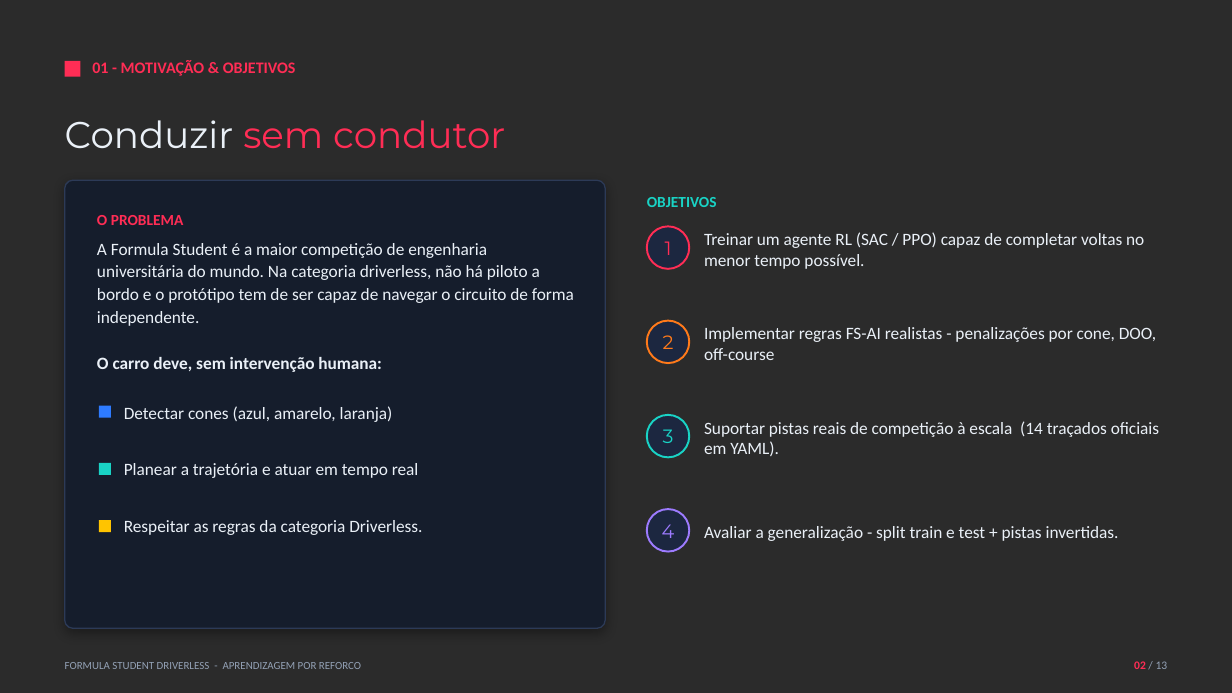
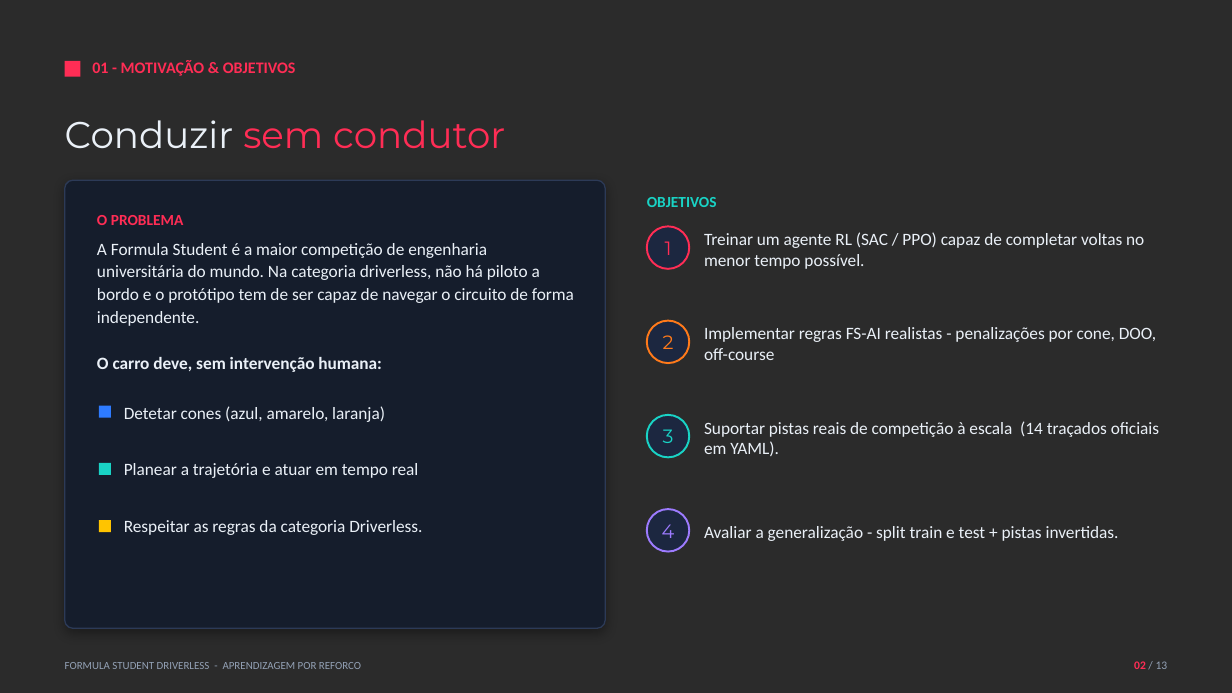
Before and after one commit to pedroreis2468/AR2, a slide deck: slide 2 of docs/presentation.pptx. Drawn at 1232x693 pixels with LibreOffice and Linux fonts; fonts in the diff are those of the drawing; background and template pictures are left out; a plain dark background stands for a picture behind light text. Boxes give left, top, right and bottom in pixels: in the first picture for what was removed or moved away, otherwise in the second. Text is boxed around its words. In the diff, an @@ line names an element or a change of style, - is before the commit and + after.

```diff
--- a/docs/presentation.pptx
+++ b/docs/presentation.pptx
@@ text at bbox=[124, 406, 385, 422]: text changed @@
-Detectar cones (azul, amarelo, laranja)
+Detetar cones (azul, amarelo, laranja)
```
Also in this commit, not shown: 2 other slides changed.
